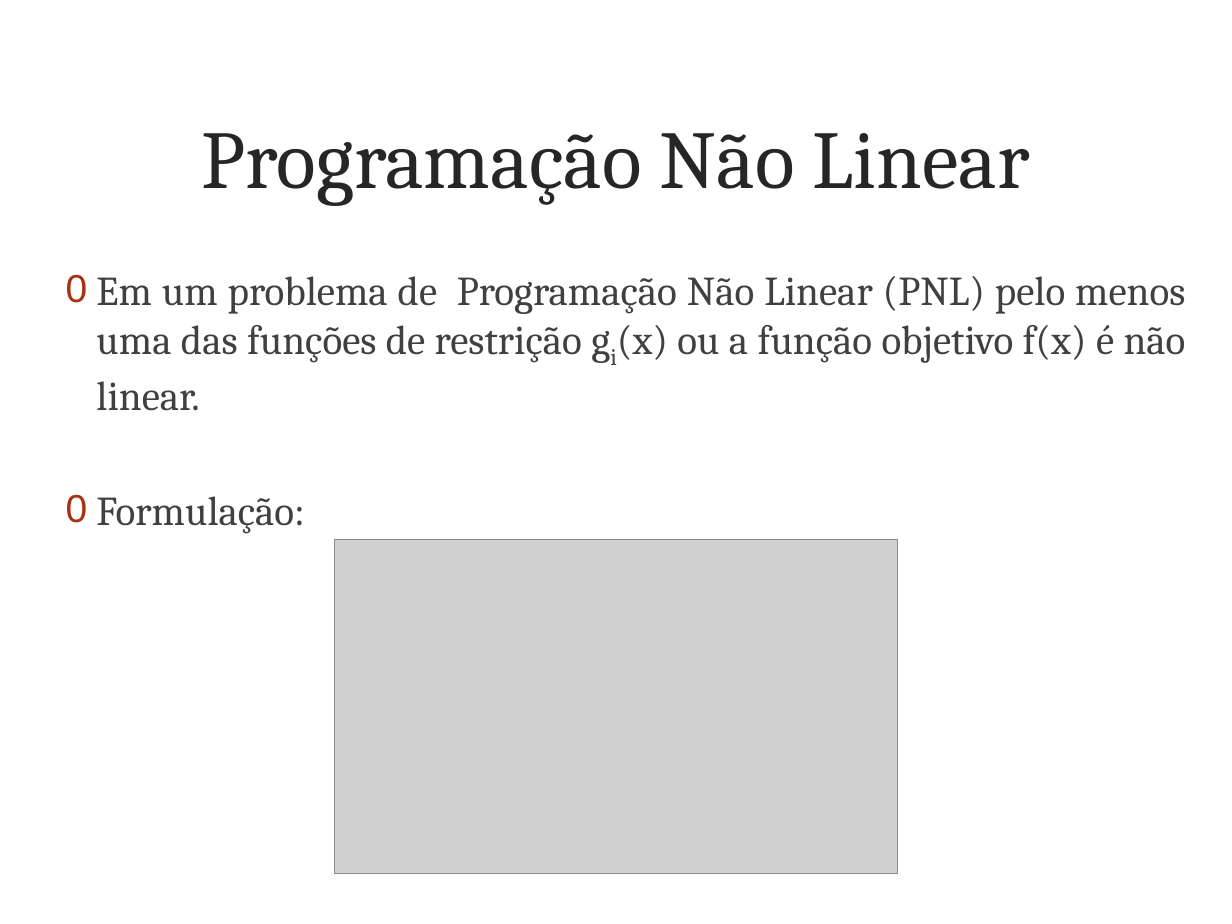
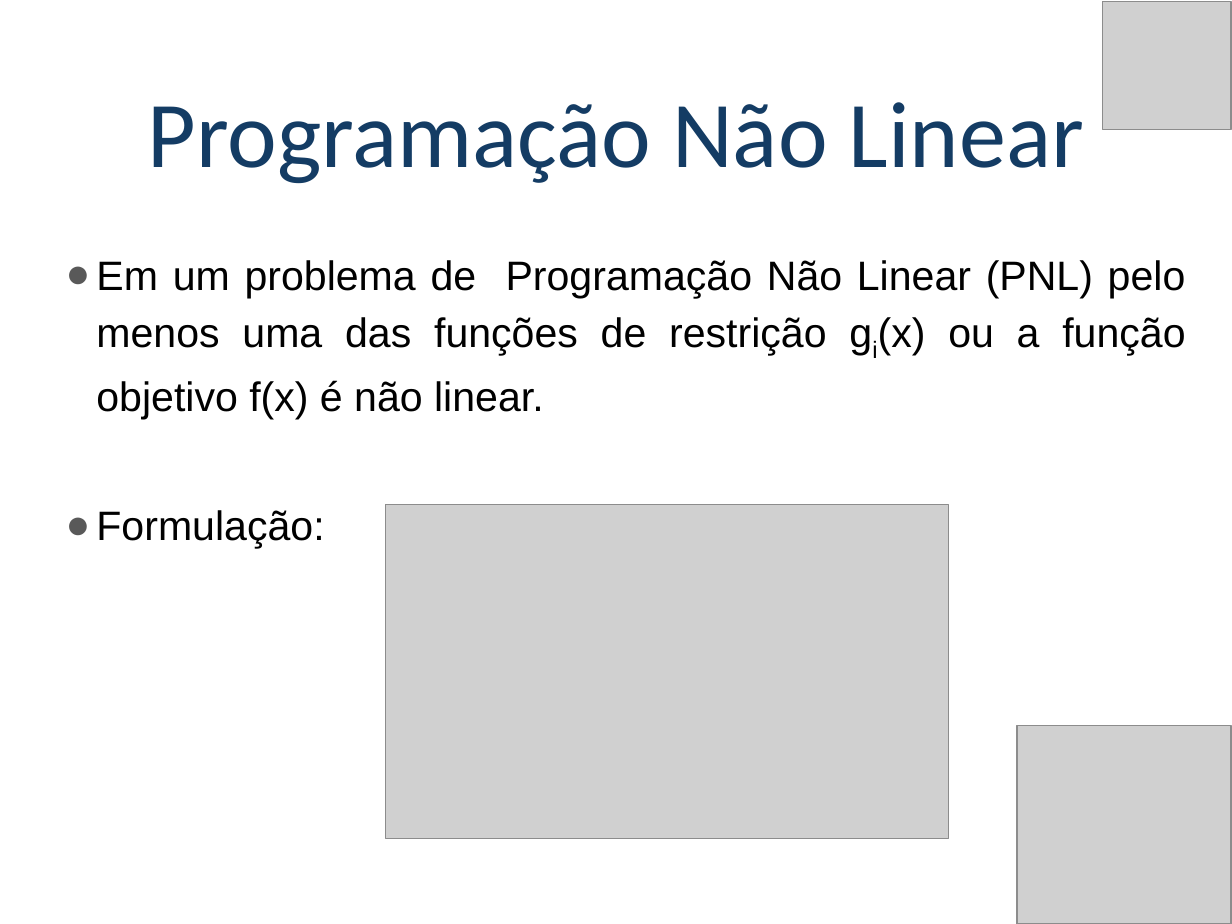
Before and after one commit to poparatodos/Pesquisa-Operacional-Para-Todos, a slide deck: slide 2 of assets/slides/po2/Programação Não Linear.pptx. Drawn at 1232x924 pixels with LibreOffice and Linux fonts; fonts in the diff are those of the drawing; grey boxes stand for pictures; background and template pictures are left out. Boxes give left, top, right and bottom in pixels: in the first picture for what was removed or moved away, otherwise in the second. Text is boxed around its words. In the diff, an @@ line names an element or a change of style, - is before the commit and + after.

```diff
--- a/assets/slides/po2/Programação Não Linear.pptx
+++ b/assets/slides/po2/Programação Não Linear.pptx
@@ title "Programação Não Linear": place and size @@
-title "Programação Não Linear" at box(202, 133, 1030, 206)
+title "Programação Não Linear" at box(148, 102, 1084, 183)
@@ title "Programação Não Linear" at box(148, 102, 1084, 183): size 48 to 55 pt, font Cambria to Calibri, text colour #262626 to #143C64; line spacing 1 to 0.9; vertical alignment middle to bottom @@
@@ picture added at box(1103, 1, 1231, 129) @@
@@ text "Em um problema de Programação ...": place and size @@
-text "Em um problema de Programação ..." at box(96, 276, 1186, 534)
+text "Em um problema de Programação ..." at box(96, 260, 1186, 549)
@@ text "Em um problema de Programação ..." at box(96, 260, 1186, 549): font Cambria to Arial, text colour #404040 to #000000; bullet 0 to ●; line spacing 1 to 1.15; less space between paragraphs; bullet colour #A63212 to #595959; more space between paragraphs @@
@@ picture: place and size @@
-picture at box(335, 540, 898, 873)
+picture at box(386, 505, 949, 839)
@@ picture added at box(1016, 726, 1231, 924) @@
```
Also in this commit, not shown: 31 other slides changed, 11 other files.
